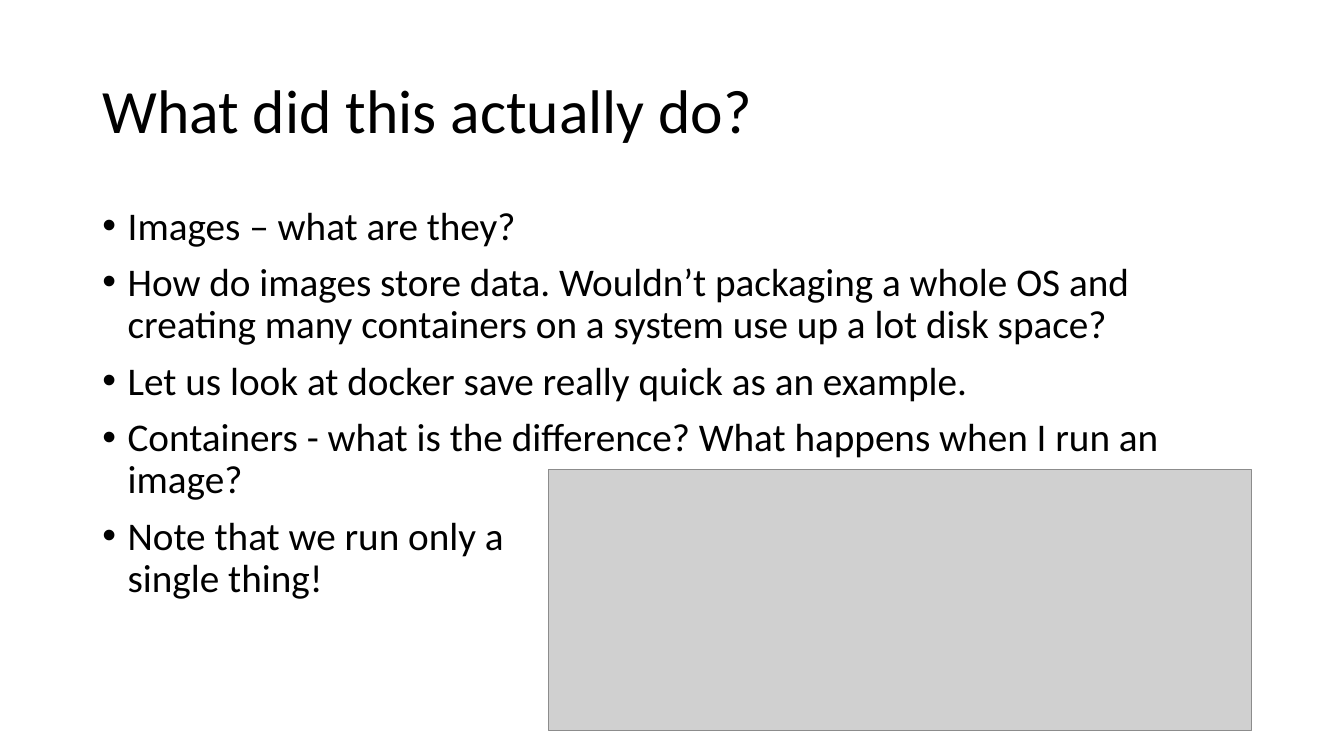
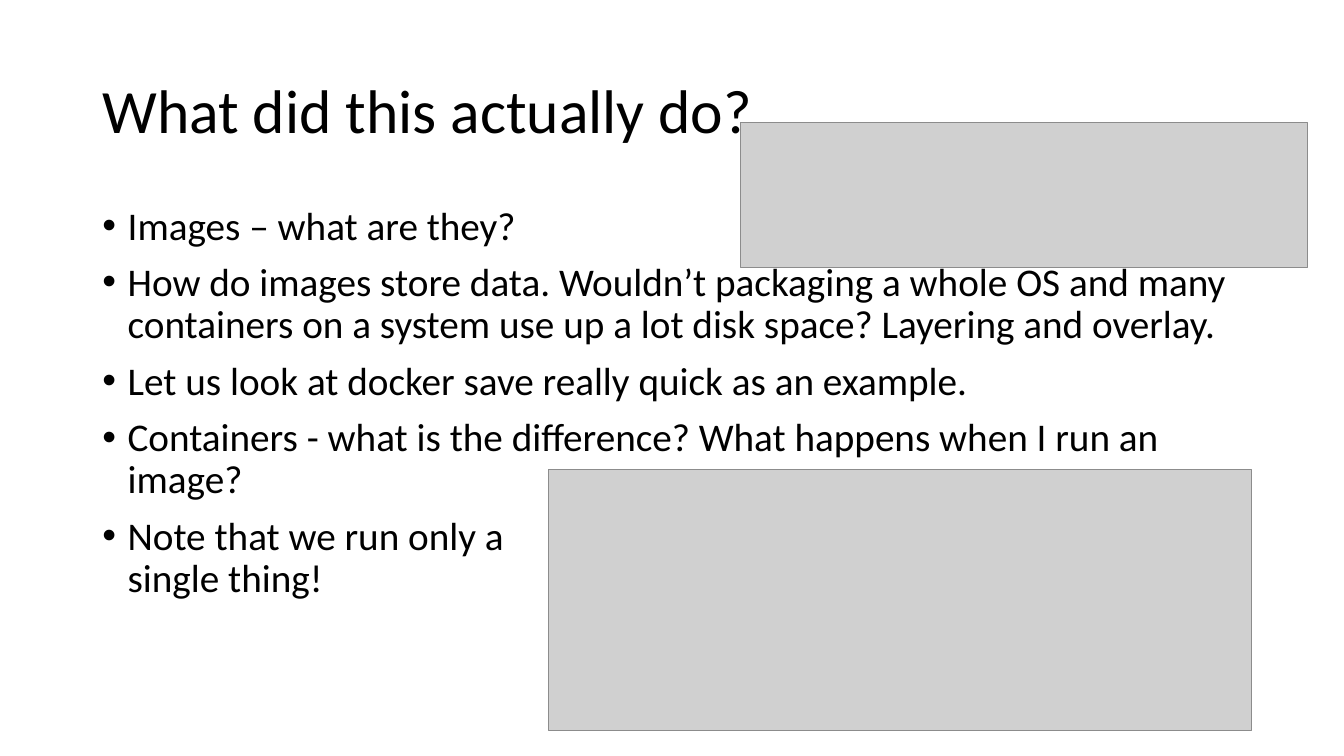
Before and after one commit to agsimeonov/docker-intro-presentation, a slide deck: slide 13 of docker-intro-presentation.pptx. Drawn at 1344x756 pixels with LibreOffice and Linux fonts; fonts in the diff are those of the drawing; grey boxes stand for pictures. Boxes give left, top, right and bottom in pixels: in the first picture for what was removed or moved away, otherwise in the second. Text is boxed around its words. In the diff, an @@ line names an element or a change of style, - is before the commit and + after.

```diff
--- a/docker-intro-presentation.pptx
+++ b/docker-intro-presentation.pptx
@@ picture added at <box>741,123,1308,268</box> @@
@@ text at <box>128,263,1226,345</box>: text changed @@
-• How do images store data. Wouldn’t packaging a whole OS and creating many containers on a system use up a lot disk space?
+• How do images store data. Wouldn’t packaging a whole OS and many containers on a system use up a lot disk space? Layering and overlay.
```
Also in this commit, not shown: 5 other slides changed, 4 slides added, 3 slides removed, 5 other files.
